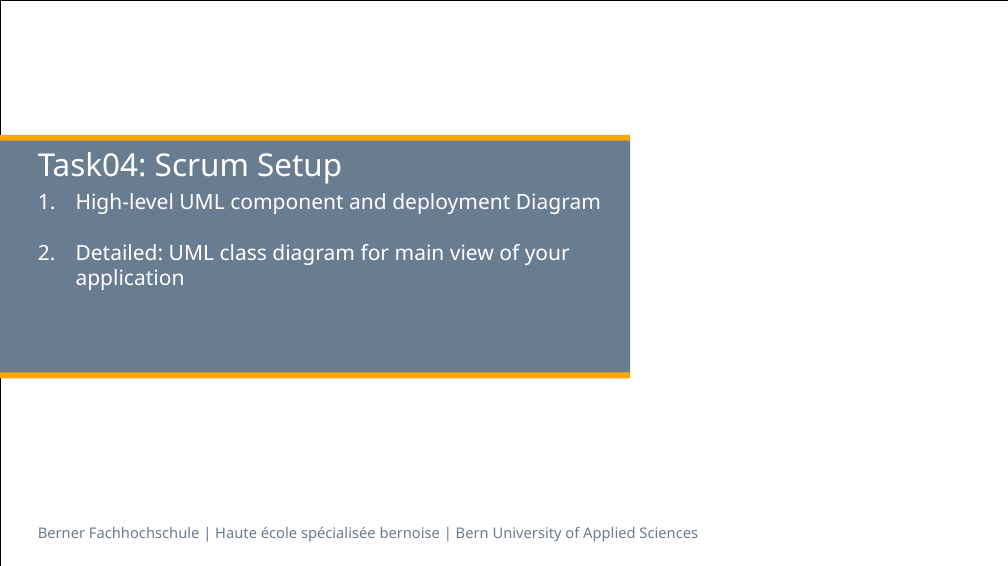
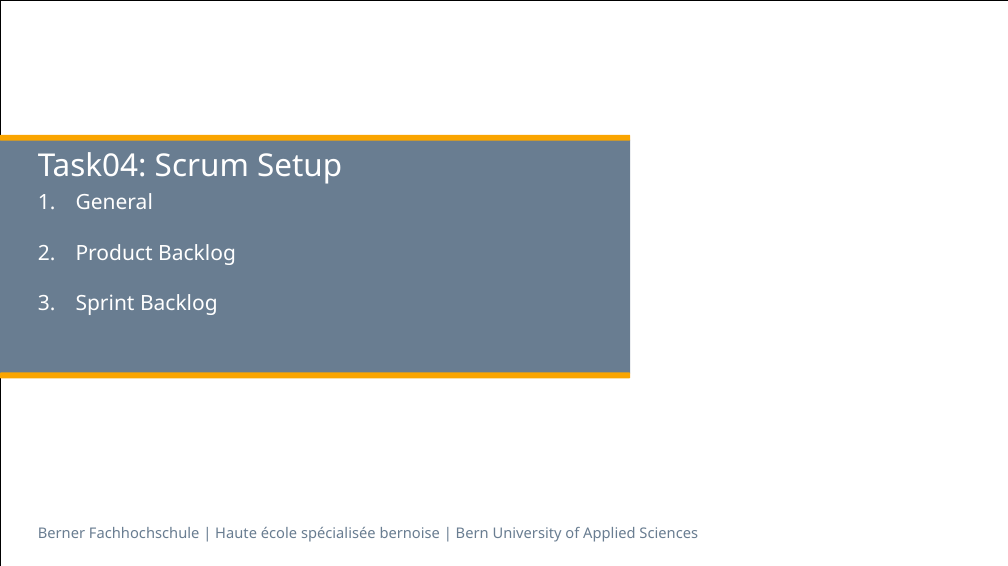
Before and after one commit to selvs1/ePsyDoc, a slide deck: slide 5 of doc/task-04/Präsentation task 03 und 04/Task03-04 - Ärzte - Suchtpatienten.pptx. Drawn at 1008x566 pixels with LibreOffice and Linux fonts; fonts in the diff are those of the drawing. Boxes give left, top, right and bottom in pixels: in the first picture for what was removed or moved away, otherwise in the second. Text is boxed around its words. In the diff, an @@ line names an element or a change of style, - is before the commit and + after.

Commit message:
Update Task03-04 - Ärzte - Suchtpatienten.pptx
Scrumteil hinzufügen

```diff
--- a/doc/task-04/Präsentation task 03 und 04/Task03-04 - Ärzte - Suchtpatienten.pptx
+++ b/doc/task-04/Präsentation task 03 und 04/Task03-04 - Ärzte - Suchtpatienten.pptx
@@ subtitle at <box>76,193,236,315</box>: text changed @@
-1. High-level UML component and deployment Diagram
-2. Detailed: UML class diagram for main view of your application
+1. General
+2. Product Backlog
+3. Sprint Backlog
```
Also in this commit, not shown: 3 other slides changed, 1 slide added, 2 slides removed.
